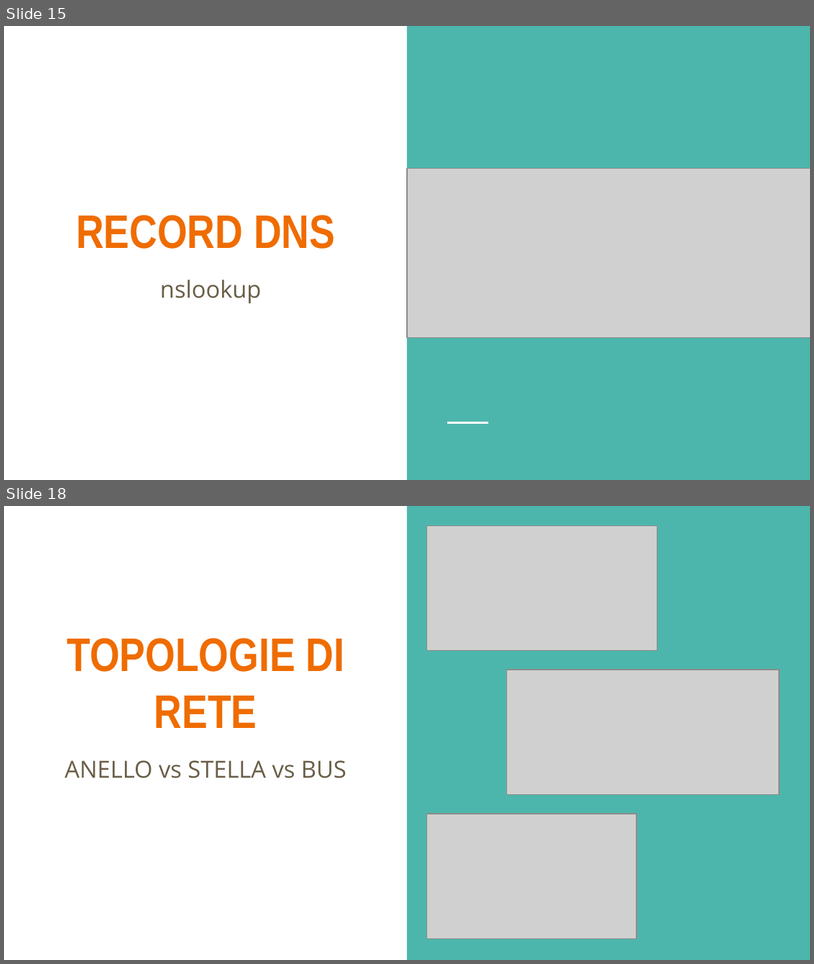
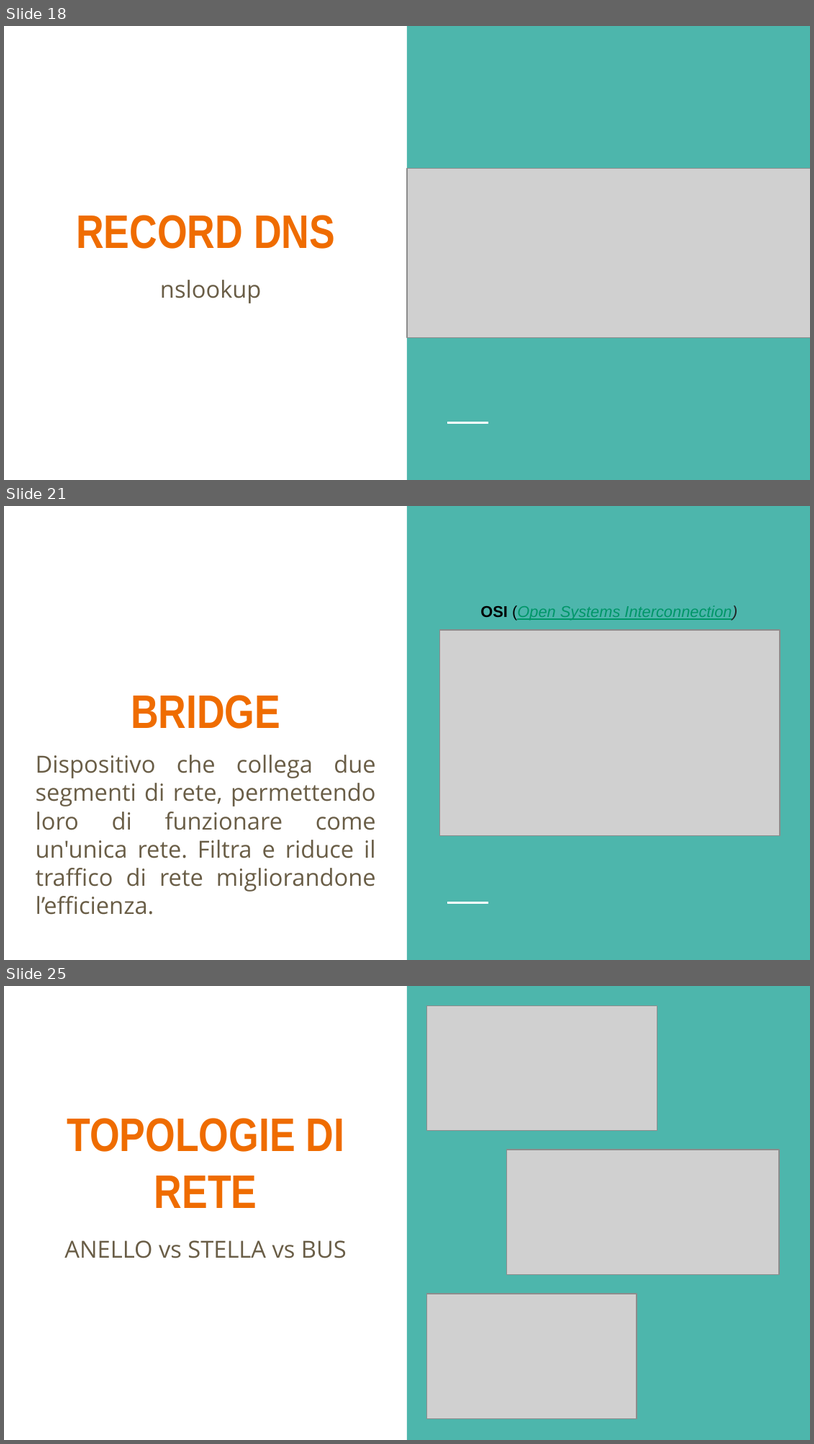
Before and after one commit to LeleCazza/LeleCazza.github.io, a slide deck: reti_informatiche/materiale/lezione_1_reti_introduzione.pptx. Shown one above the other, each under a label of ours: slides 15 and 18 before the commit, slides 18, 21 and 25 after it; the slides between them are not shown. The pictures are 814x964 and 814x1444 pixels, drawn with LibreOffice and Linux fonts; fonts in the diff are those of the drawing; grey boxes stand for pictures. Boxes give left, top, right and bottom in pixels: in the first picture for what was removed or moved away, otherwise in the second. Text is boxed around its words. In the diff, an @@ line names an element or a change of style, - is before the commit and + after.

```diff
--- a/reti_informatiche/materiale/lezione_1_reti_introduzione.pptx
+++ b/reti_informatiche/materiale/lezione_1_reti_introduzione.pptx
@@ slide 21 added at (4, 506, 810, 960), background #FFFFFF; not listed: 2 template elements that a slide beside it also shows @@
@@ text added at (481, 605, 738, 620), 14 pt, text #009668, italic, underline @@
+OSI (Open Systems Interconnection)
@@ picture added at (440, 630, 781, 836) @@
@@ title added at (131, 695, 280, 728), 42 pt, text #EF6C00, bold @@
+BRIDGE
@@ text added at (36, 754, 376, 914), 21 pt, text #695D46 @@
+Dispositivo che collega due segmenti di rete, permettendo loro di funzionare come un'unica rete. Filtra e riduce il traffico di rete migliorandone l’efficienza.
@@ what was slide 15 is now slide 18 @@
@@ what was slide 18 is now slide 25 @@
```
Also in this commit, not shown: 1 slide changed, 8 other slides added, 2 slides removed, 7 other files.
